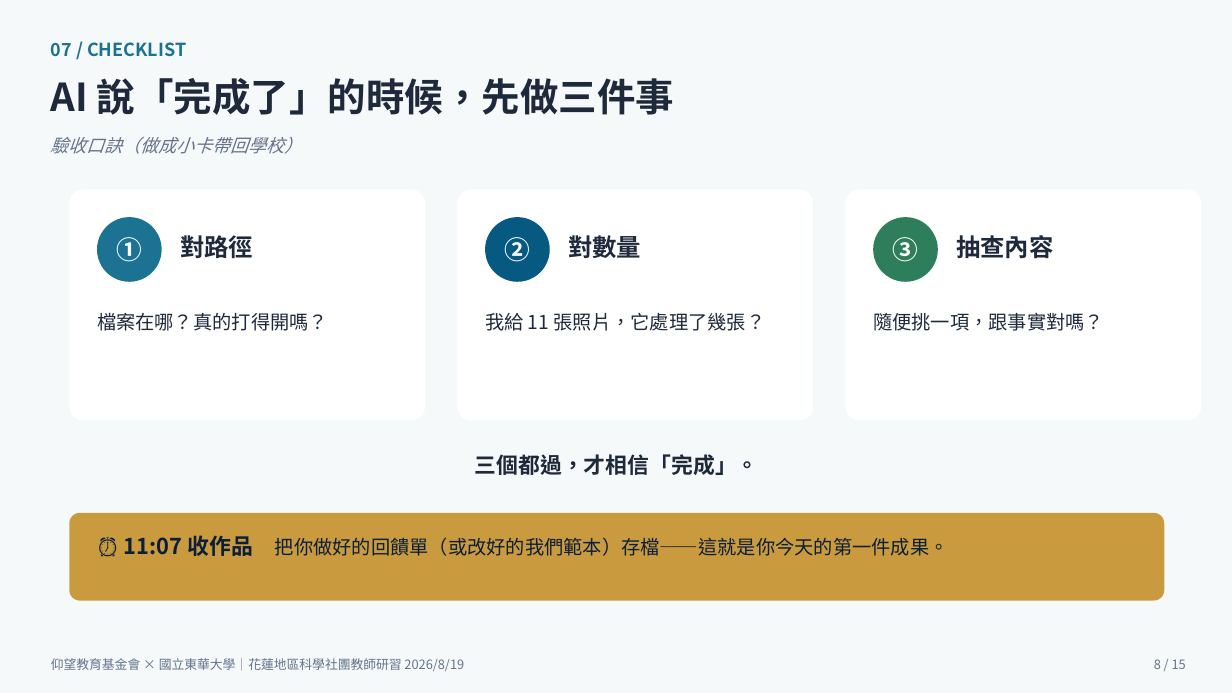
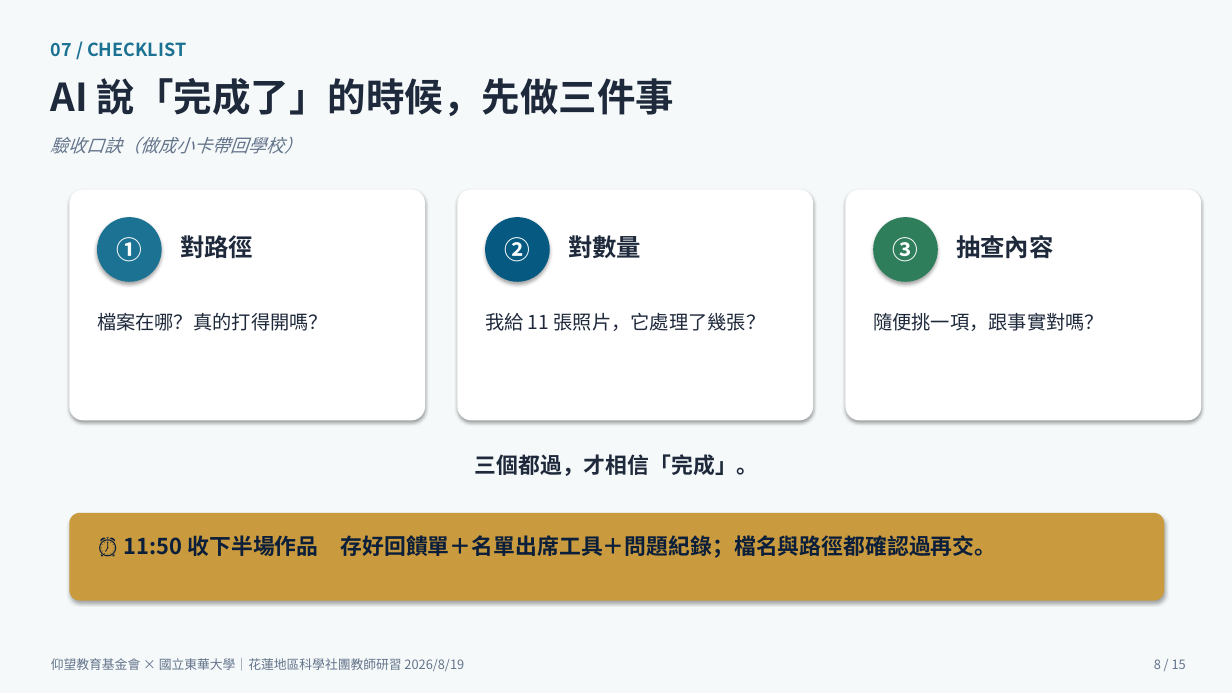
Before and after one commit to cwstedctw/sci-club-toolkit, a slide deck: slide 8 of part2-豐兆/20260819研習主講簡報_回饋單出席核銷_游豐兆.pptx. Drawn at 1232x693 pixels with LibreOffice and Linux fonts; fonts in the diff are those of the drawing. Boxes give left, top, right and bottom in pixels: in the first picture for what was removed or moved away, otherwise in the second. Text is boxed around its words. In the diff, an @@ line names an element or a change of style, - is before the commit and + after.

Commit message:
全教材自學化：補關 3–5、來源與規格範本，並對齊 8/13 定案流程
立霧 8/13 本機修正：16 份 HTML、GitHub 交接鏈、豐兆簡報與安裝講義。未部署。

```diff
--- a/part2-豐兆/20260819研習主講簡報_回饋單出席核銷_游豐兆.pptx
+++ b/part2-豐兆/20260819研習主講簡報_回饋單出席核銷_游豐兆.pptx
@@ shadow on in 8 elements at (97, 217, 162, 282), (485, 217, 550, 282), (873, 217, 938, 282), (0, 0, 1232, 693), (69, 189, 425, 421), (457, 189, 813, 421), (846, 189, 1202, 421), (69, 513, 1165, 601) @@
@@ text at (124, 535, 997, 558): text changed; size 15 to 17 pt; bold on @@
-⏰ 11:07 收作品 把你做好的回饋單（或改好的我們範本）存檔——這就是你今天的第一件成果。
+⏰ 11:50 收下半場作品 存好回饋單＋名單出席工具＋問題紀錄；檔名與路徑都確認過再交。
```
Also in this commit, not shown: 14 other slides changed, 33 other files.
